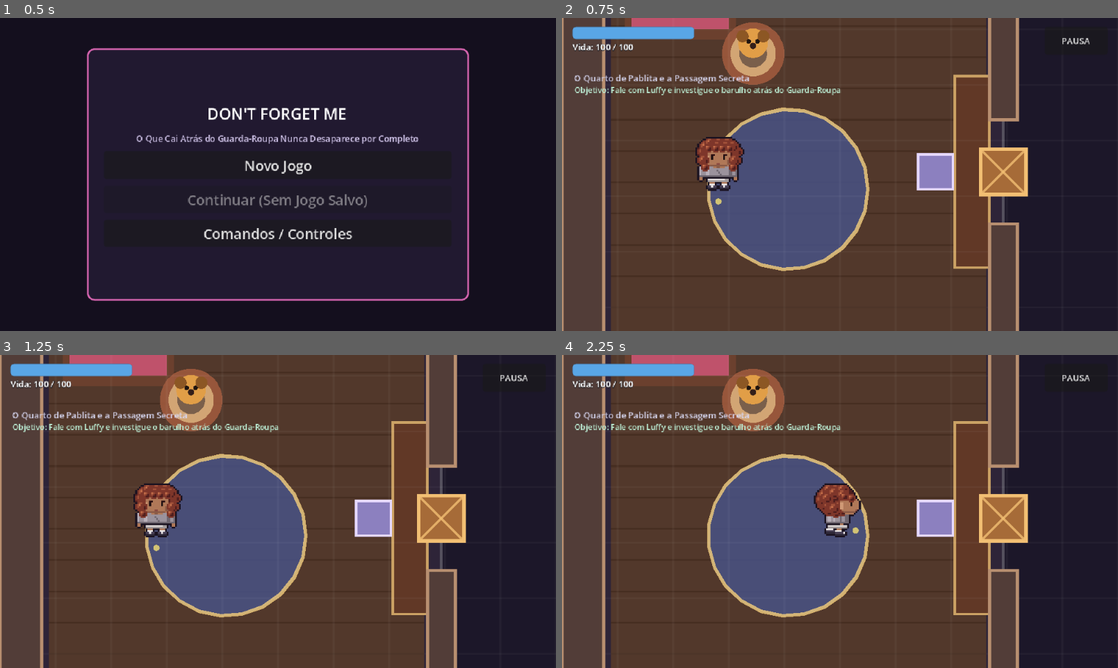
Above: before the commit, frames 1-4 (two rows, left to right).
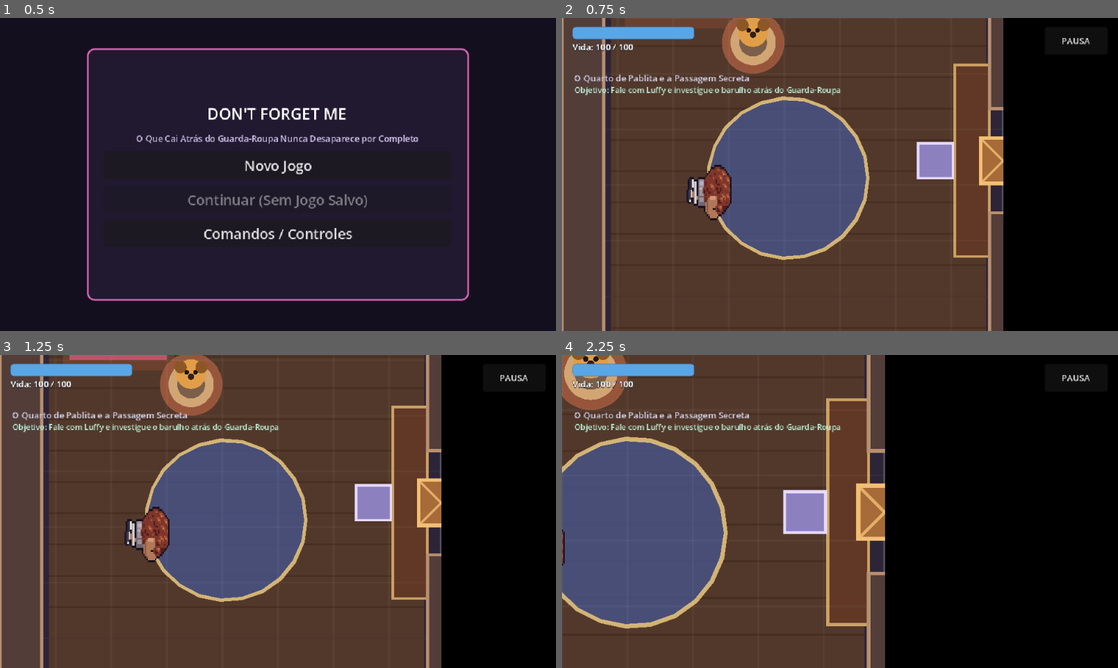
Above: after the commit, the same moments.

Repository: mussashi-dev/dont-forget-me
Game: Godot game, scene res://scenes/ui/main_menu.tscn
Two runs of this game, one before a commit and one after it. Both use one fixed random seed, a clock stepped at 60 frames per second and the inputs below.
Inputs (mouse positions are in pixels of both pictures, inside the frame that each line leads up to):
- Up to frame 1 (0.5 s): no input
- Up to frame 2 (0.75 s): click "Novo Jogo" at 0.5 s
- Up to frame 3 (1.25 s): no input
- Up to frame 4 (2.25 s): tap Enter (ui_accept) at 1.25, 1.52 s; move the mouse to (962, 495) at 1.27 s; hold Right (move_right) 1.28-2 s; hold J (attack_physical) 1.28-2 s; click (962, 495) at 1.42 s; drag from (728, 527) to (751, 395) at 2.02 s

Frame 1 is identical in both runs. In frame 2, 28% of the frame differs, in the area x 12-100%, y 0-100%; in frame 3, 30%; in frame 4, 74%, in the area x 0-100%, y 0-100%.

Commit message:
feat: stage bedroom wake-up and Esquecido reveal

Diff:
--- a/scripts/levels/campaign_level.gd
+++ b/scripts/levels/campaign_level.gd
@@ -20,6 +20,10 @@
 var _floor_zones: Array[Dictionary] = []
 var _thief_visual_pos: Vector2 = Vector2.ZERO
 var _show_thief_visual: bool = false
+
+# Apresentação visual exclusiva da abertura da Fase 1.
+var _esquecido_occlusion: Polygon2D = null
+var _bedroom_wakeup_completed: bool = false
 
 func _ready() -> void:
 	# Desativa quaisquer camadas de arte herdadas (caso a cena seja level_01_intro.tscn)
@@ -48,10 +52,15 @@
 	_configure_level_content(level_number)
 	_build_boundary_and_internal_walls()
 	pablita.set_camera_limits(arena_rect)
+	if level_number == 1:
+		_setup_phase_1_opening_visuals()
 	_refresh_portal_lock()
 	var am := AudioManagerService.get_am()
 	if am:
-		am.set_music_for_level(level_number)
+		if level_number == 1 and not _bedroom_wakeup_completed:
+			am.stop_music_for_dramatic_silence()
+		else:
+			am.set_music_for_level(level_number)
 	queue_redraw()
 
 func _ensure_player_and_hud() -> void:
@@ -226,6 +235,134 @@
 	var flags_pending: bool = not _are_required_flags_met()
 	exit_portal.set_locked(active_enemies_count > 0 or crystals_pending or flags_pending)
 
+
+# ---------- Abertura do Quarto de Pablita ----------
+
+func _setup_phase_1_opening_visuals() -> void:
+	var gm := GameManagerService.get_gm()
+	var wardrobe_already_opened: bool = gm != null and gm.has_story_flag("f1_wardrobe_checked")
+	_bedroom_wakeup_completed = wardrobe_already_opened or (gm != null and gm.has_story_flag("f1_bedroom_wakeup_done"))
+
+	# A máscara é um elemento de cena com prioridade de desenho alta:
+	# ela cobre também NPCs, pickups e portais do Esquecido, não só o chão.
+	_esquecido_occlusion = Polygon2D.new()
+	_esquecido_occlusion.name = "EsquecidoOcclusion"
+	_esquecido_occlusion.polygon = PackedVector2Array([
+		Vector2(254, 24),
+		Vector2(760, 24),
+		Vector2(760, 396),
+		Vector2(254, 396)
+	])
+	_esquecido_occlusion.color = Color(0.0, 0.0, 0.0, 1.0)
+	_esquecido_occlusion.z_index = 100
+	_esquecido_occlusion.visible = not wardrobe_already_opened
+	add_child(_esquecido_occlusion)
+
+	var dark_art := get_node_or_null("BedroomArtDark") as Sprite2D
+	var lit_art := get_node_or_null("BedroomArtLit") as Sprite2D
+	if dark_art:
+		dark_art.visible = not _bedroom_wakeup_completed
+	if lit_art:
+		lit_art.visible = true
+		lit_art.modulate = Color(1.0, 1.0, 1.0, 1.0 if _bedroom_wakeup_completed else 0.0)
+
+	if _bedroom_wakeup_completed:
+		if gm and not gm.has_story_flag("f1_bedroom_wakeup_done"):
+			gm.set_story_flag("f1_bedroom_wakeup_done", true)
+		return
+
+	# A posição corresponde ao colchão no cenário de referência.
+	pablita.global_position = Vector2(84, 229)
+	pablita.facing_direction = Vector2.RIGHT
+	pablita.set_cinematic_locked(true)
+	if pablita.sprite:
+		pablita.sprite.centered = true
+		pablita.sprite.offset = Vector2.ZERO
+		pablita.sprite.rotation = PI * 0.5
+		pablita.sprite.scale = Vector2(1.18, 0.84)
+		pablita.sprite.play("idle_east")
+
+	call_deferred("_play_phase_1_wakeup")
+
+func _play_phase_1_wakeup() -> void:
+	if level_number != 1 or not is_instance_valid(pablita):
+		return
+
+	# Um breve silêncio permite que a imagem escura seja lida antes do ruído.
+	await get_tree().create_timer(0.85).timeout
+	if not is_inside_tree() or not is_instance_valid(pablita):
+		return
+
+	var am := AudioManagerService.get_am()
+	if am:
+		am.play_sfx("wardrobe_slide")
+
+	# O primeiro enquadramento aponta para a origem do barulho, ainda sem revelar
+	# o outro mundo: a máscara continua opaca durante todo esse movimento.
+	var focus_tween: Tween = pablita.focus_camera_on(Vector2(232, 210), 0.72, 2.35)
+	if focus_tween:
+		await focus_tween.finished
+	if not is_inside_tree() or not is_instance_valid(pablita):
+		return
+
+	await get_tree().create_timer(0.22).timeout
+	var lit_art := get_node_or_null("BedroomArtLit") as Sprite2D
+	if lit_art:
+		var light_tween := create_tween()
+		light_tween.set_trans(Tween.TRANS_SINE).set_ease(Tween.EASE_OUT)
+		light_tween.tween_property(lit_art, "modulate:a", 1.0, 0.82)
+		await light_tween.finished
+
+	if am:
+		am.play_sfx("ui_confirm")
+		am.set_music_state("BEDROOM_CALM")
+
+	var camera_return: Tween = pablita.return_camera_to_player(0.72)
+	if camera_return:
+		await camera_return.finished
+	if not is_inside_tree() or not is_instance_valid(pablita):
+		return
+
+	# Pablita desperta e se senta/levanta; só então o jogador recebe o controle.
+	pablita.facing_direction = Vector2.DOWN
+	if pablita.sprite:
+		pablita.sprite.play("idle_south")
+	var wake_tween := create_tween().set_parallel(true)
+	wake_tween.set_trans(Tween.TRANS_SINE).set_ease(Tween.EASE_OUT)
+	wake_tween.tween_property(pablita.sprite, "rotation", 0.0, 0.46)
+	wake_tween.tween_property(pablita.sprite, "scale", Vector2.ONE, 0.46)
+	wake_tween.tween_property(pablita, "global_position", Vector2(90, 220), 0.58)
+	await wake_tween.finished
+
+	if pablita.sprite:
+		pablita.sprite.centered = false
+		pablita.sprite.offset = Vector2(-16, -30)
+		pablita.sprite.rotation = 0.0
+		pablita.sprite.scale = Vector2.ONE
+	var dark_art := get_node_or_null("BedroomArtDark") as Sprite2D
+	if dark_art:
+		dark_art.visible = false
+
+	var gm := GameManagerService.get_gm()
+	if gm:
+		gm.set_story_flag("f1_bedroom_wakeup_done", true)
+	await get_tree().create_timer(0.12).timeout
+	if is_instance_valid(pablita):
+		pablita.set_cinematic_locked(false)
+	if hud:
+		hud.set_objective_text("Investigue o barulho atrás do guarda-roupa")
+
+func _reveal_esquecido() -> void:
+	if not is_instance_valid(_esquecido_occlusion) or not _esquecido_occlusion.visible:
+		return
+	var reveal_tween := create_tween()
+	reveal_tween.set_trans(Tween.TRANS_CUBIC).set_ease(Tween.EASE_OUT)
+	reveal_tween.tween_property(_esquecido_occlusion, "color:a", 0.0, 1.15)
+	reveal_tween.finished.connect(func() -> void:
+		if is_instance_valid(_esquecido_occlusion):
+			_esquecido_occlusion.visible = false
+	, CONNECT_ONE_SHOT)
+
 # ---------- Foco Cinematográfico e Apresentações Narrativas ----------
 
 func _play_phase_1_intro_cinematic(wardrobe_gate: WorldObject) -> void:
@@ -239,6 +376,7 @@
 	_thief_visual_pos = Vector2(310, 210)
 	if is_instance_valid(wardrobe_gate):
 		wardrobe_gate.queue_free()
+	_reveal_esquecido()
 	queue_redraw()
 
 	if pablita:
